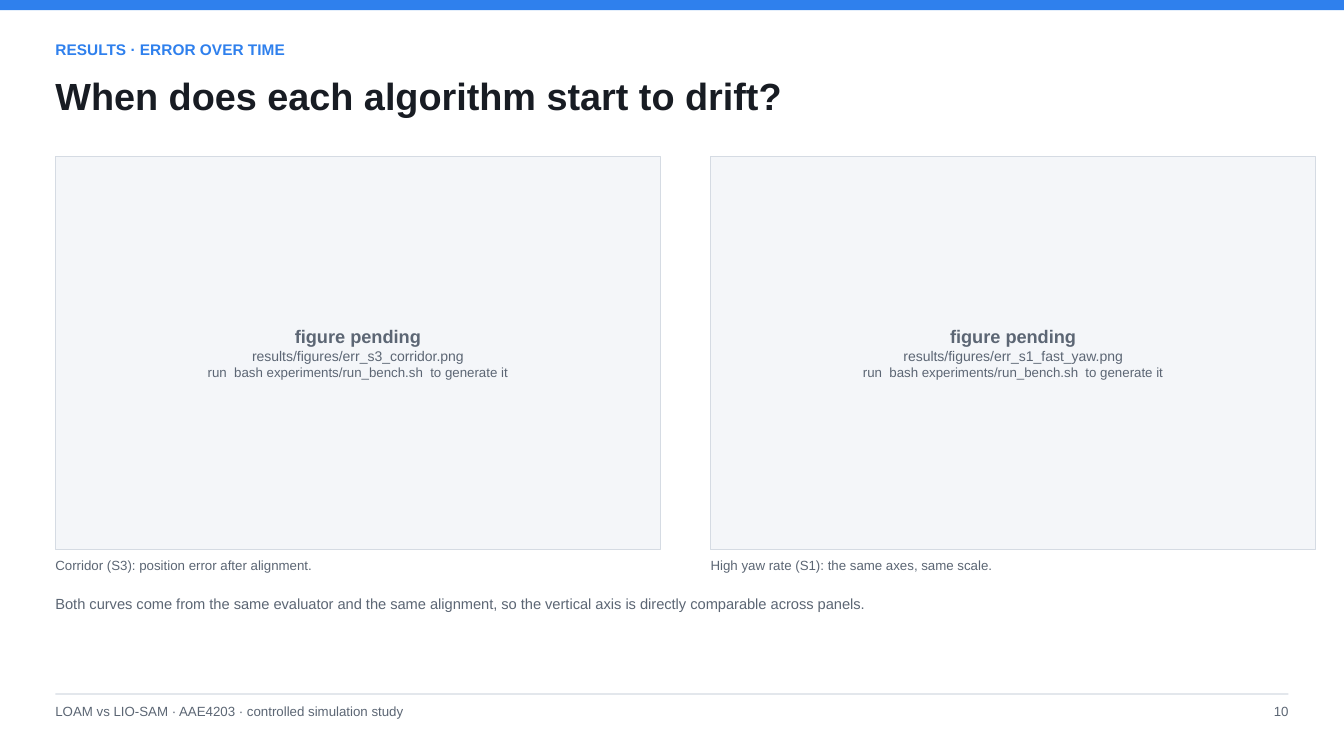
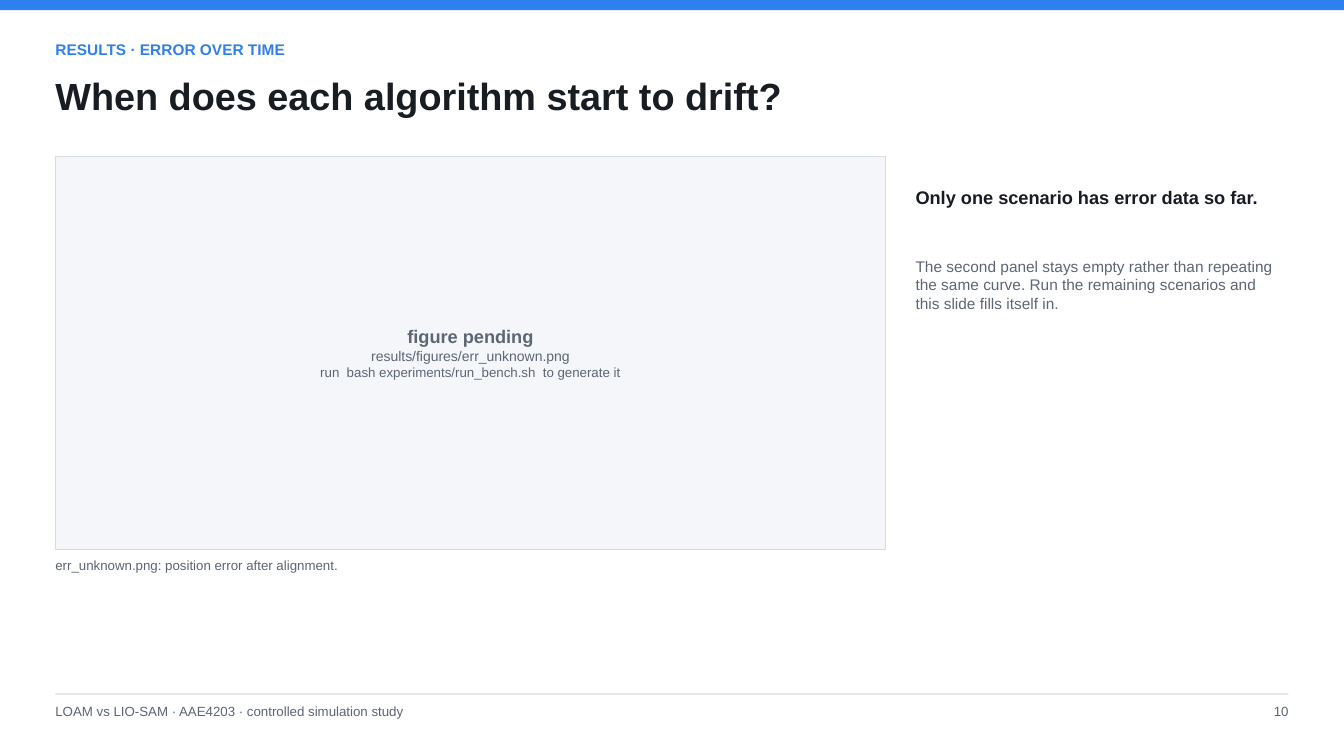
Before and after one commit to broken-pear/AAE4203_LIOSAM_demo, a slide deck: slide 11 of report/LOAM_vs_LIOSAM_comparison.pptx. Drawn at 1344x756 pixels with LibreOffice and Linux fonts; fonts in the diff are those of the drawing. Boxes give left, top, right and bottom in pixels: in the first picture for what was removed or moved away, otherwise in the second. Text is boxed around its words. In the diff, an @@ line names an element or a change of style, - is before the commit and + after.

```diff
--- a/report/LOAM_vs_LIOSAM_comparison.pptx
+++ b/report/LOAM_vs_LIOSAM_comparison.pptx
@@ rectangle: place and size @@
-rectangle at (55,156,660,549)
+rectangle at (55,156,885,549)
@@ rectangle removed at (711,156,1316,549) @@
@@ text added at (916,190,1257,208), 13 pt, text #181C23, bold @@
+Only one scenario has error data so far.
@@ text added at (916,261,1272,309), 11 pt, text #5C6674 @@
+The second panel stays empty rather than repeating the same curve. Run the remaining scenarios and this slide fills itself in.
@@ text at (371,351,570,364): text changed @@
-results/figures/err_s3_corridor.png
+results/figures/err_unknown.png
@@ text removed at (863,330,1163,380) @@
-figure pending
-results/figures/err_s1_fast_yaw.png
-run bash experiments/run_bench.sh to generate it
@@ text at (55,560,337,573): text changed @@
-Corridor (S3): position error after alignment.
+err_unknown.png: position error after alignment.
@@ text removed at (711,560,992,573) @@
-High yaw rate (S1): the same axes, same scale.
@@ text removed at (55,598,865,612) @@
-Both curves come from the same evaluator and the same alignment, so the vertical axis is directly comparable across panels.
```
Also in this commit, not shown: 1 other file.
